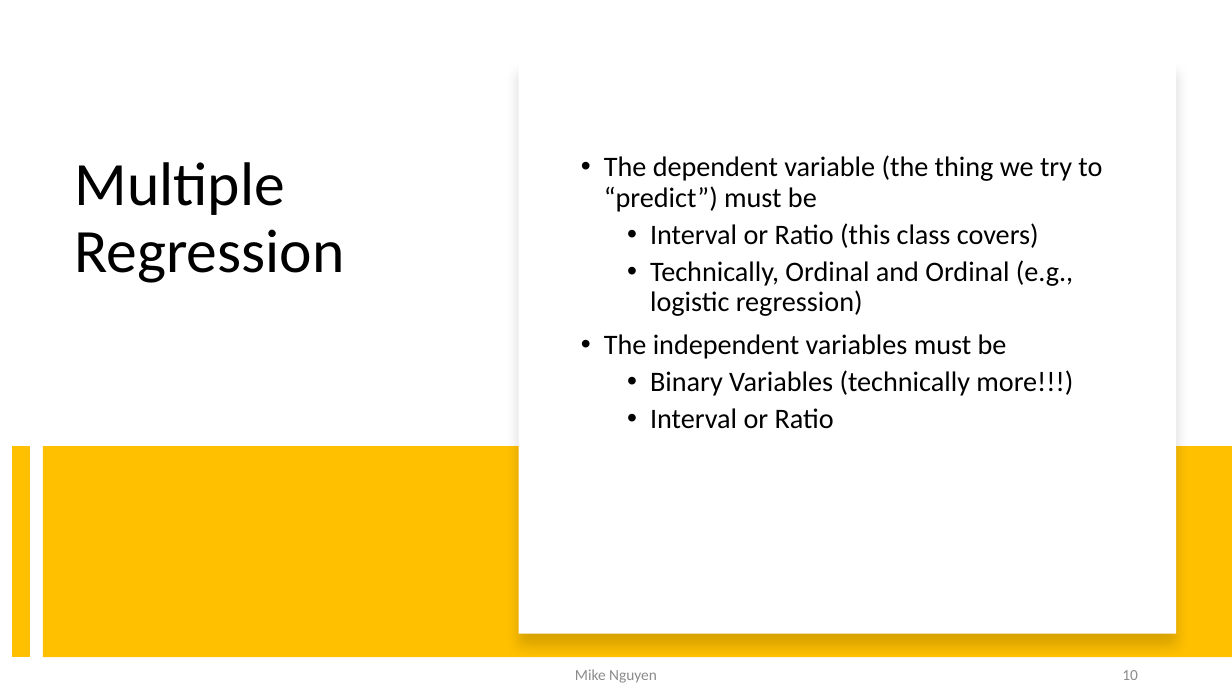
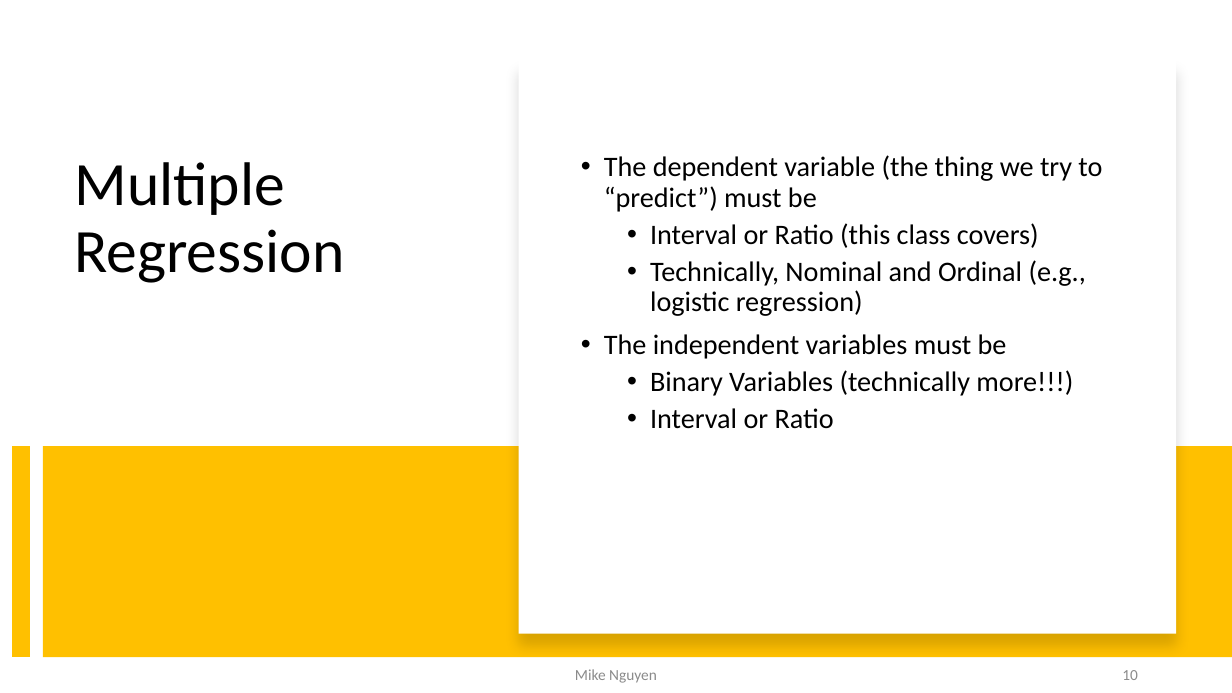
Before and after one commit to mikenguyen13/mar4050_S23_2, a slide deck: slide 10 of lectures/12/1_multiple_regression.pptx. Drawn at 1232x693 pixels with LibreOffice and Linux fonts; fonts in the diff are those of the drawing. Boxes give left, top, right and bottom in pixels: in the first picture for what was removed or moved away, otherwise in the second. Text is boxed around its words. In the diff, an @@ line names an element or a change of style, - is before the commit and + after.

Commit message:
12.1

```diff
--- a/lectures/12/1_multiple_regression.pptx
+++ b/lectures/12/1_multiple_regression.pptx
@@ text at box(650, 260, 1086, 316): text changed @@
-  • Technically, Ordinal and Ordinal (e.g., logistic regression)
+  • Technically, Nominal and Ordinal (e.g., logistic regression)
```
Also in this commit, not shown: 1 other slide changed.
